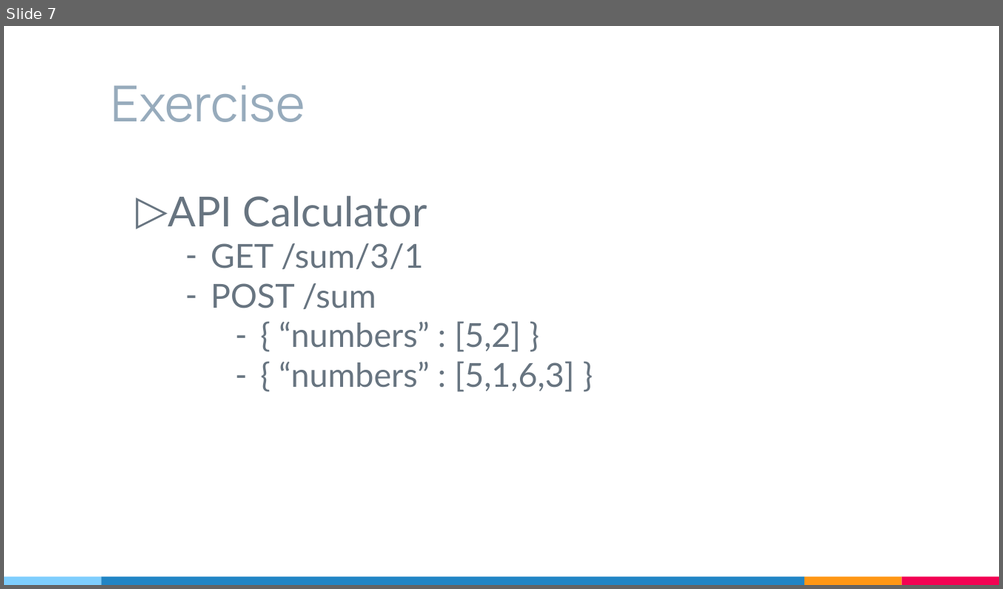
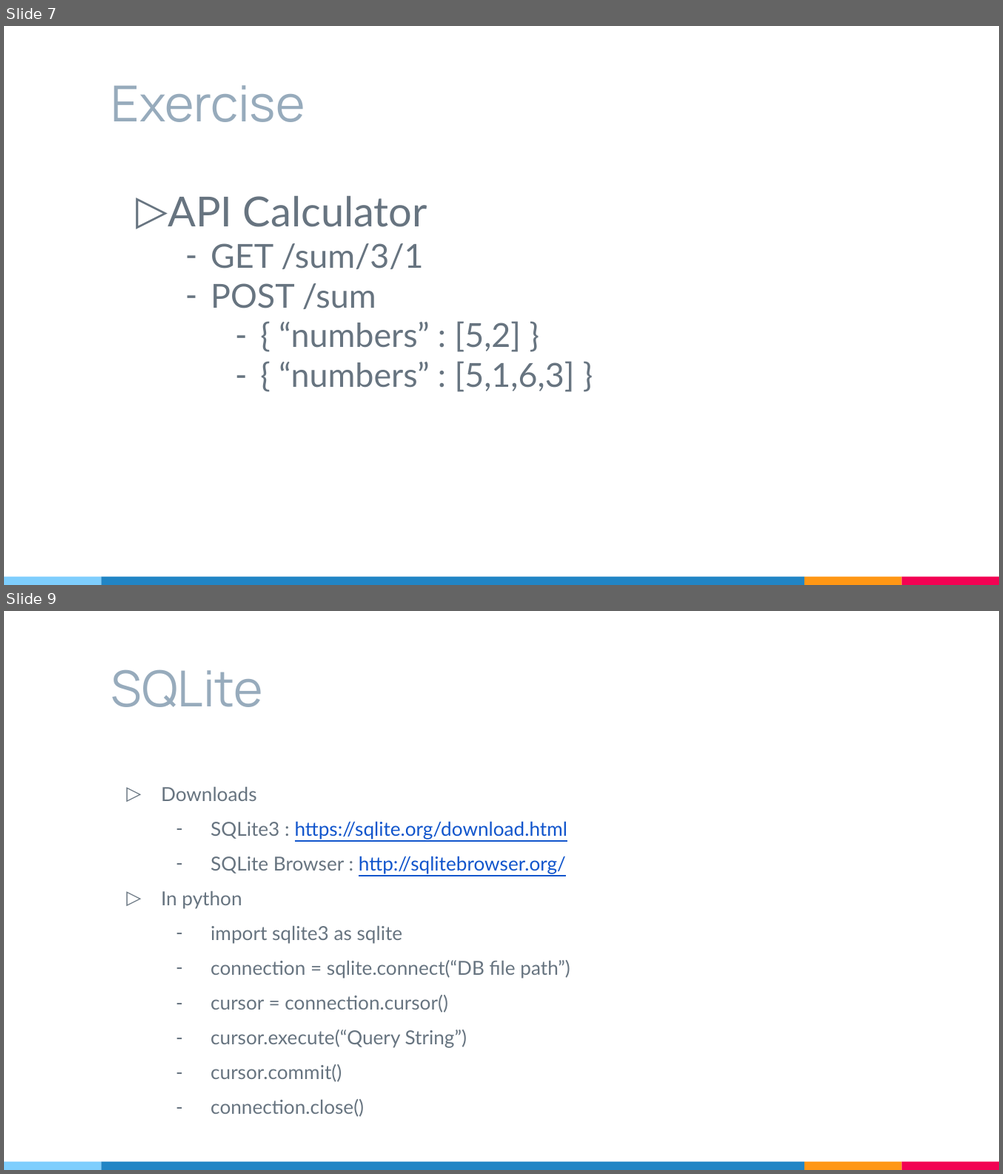
Before and after one commit to MasTerXP/tornado_tdc_example, a slide deck: Helloworld Tornado.pptx. Shown one above the other, each under a label of ours: slide 7 before the commit, slides 7 and 9 after it; the slides between them are not shown. The pictures are 1003x589 and 1003x1174 pixels, drawn with LibreOffice and Linux fonts; fonts in the diff are those of the drawing. Boxes give left, top, right and bottom in pixels: in the first picture for what was removed or moved away, otherwise in the second. Text is boxed around its words. In the diff, an @@ line names an element or a change of style, - is before the commit and + after.

```diff
--- a/Helloworld Tornado.pptx
+++ b/Helloworld Tornado.pptx
@@ slide 9 added at bbox=[4, 611, 999, 1170], background #FFFFFF; not listed: 4 template elements that a slide beside it also shows @@
@@ title added at bbox=[111, 670, 263, 707], 36 pt, text #97ABBC @@
+SQLite
@@ text added at bbox=[161, 787, 570, 1117], 14 pt, text #677480 @@
+▷ Downloads
+  – SQLite3 : https://sqlite.org/download.html
+  – SQLite Browser : http://sqlitebrowser.org/
+▷ In python
+  – import sqlite3 as sqlite
+  – connection = sqlite.connect(“DB file path”)
+  – cursor = connection.cursor()
+  – cursor.execute(“Query String”)
+  – cursor.commit()
+  – connection.close()
```
Also in this commit, not shown: 2 other slides added, 3 slides removed, 9 other files.
